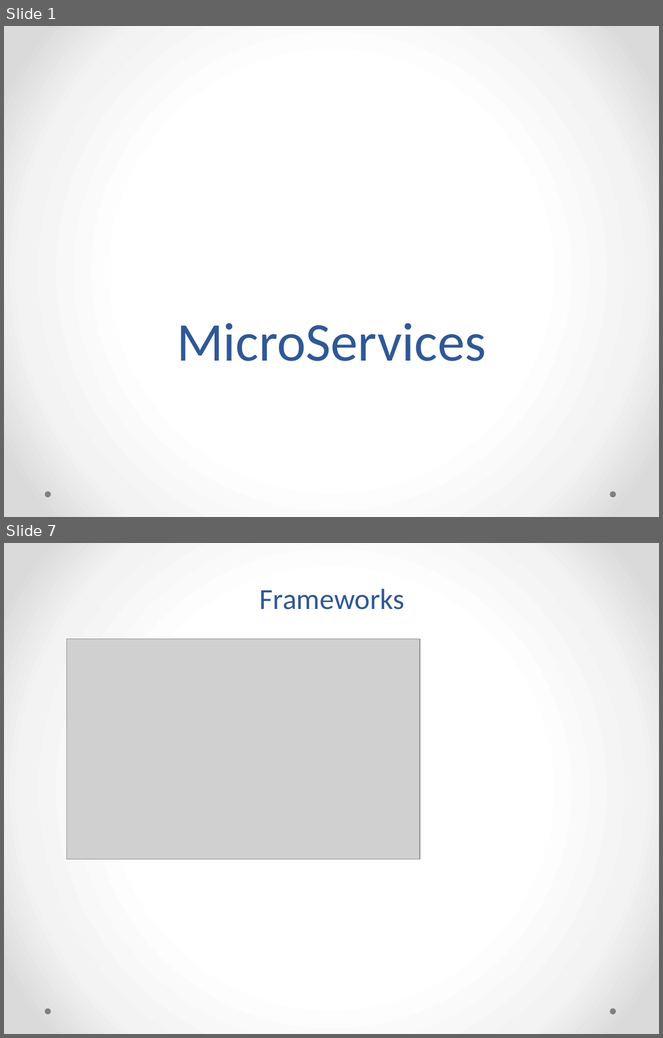
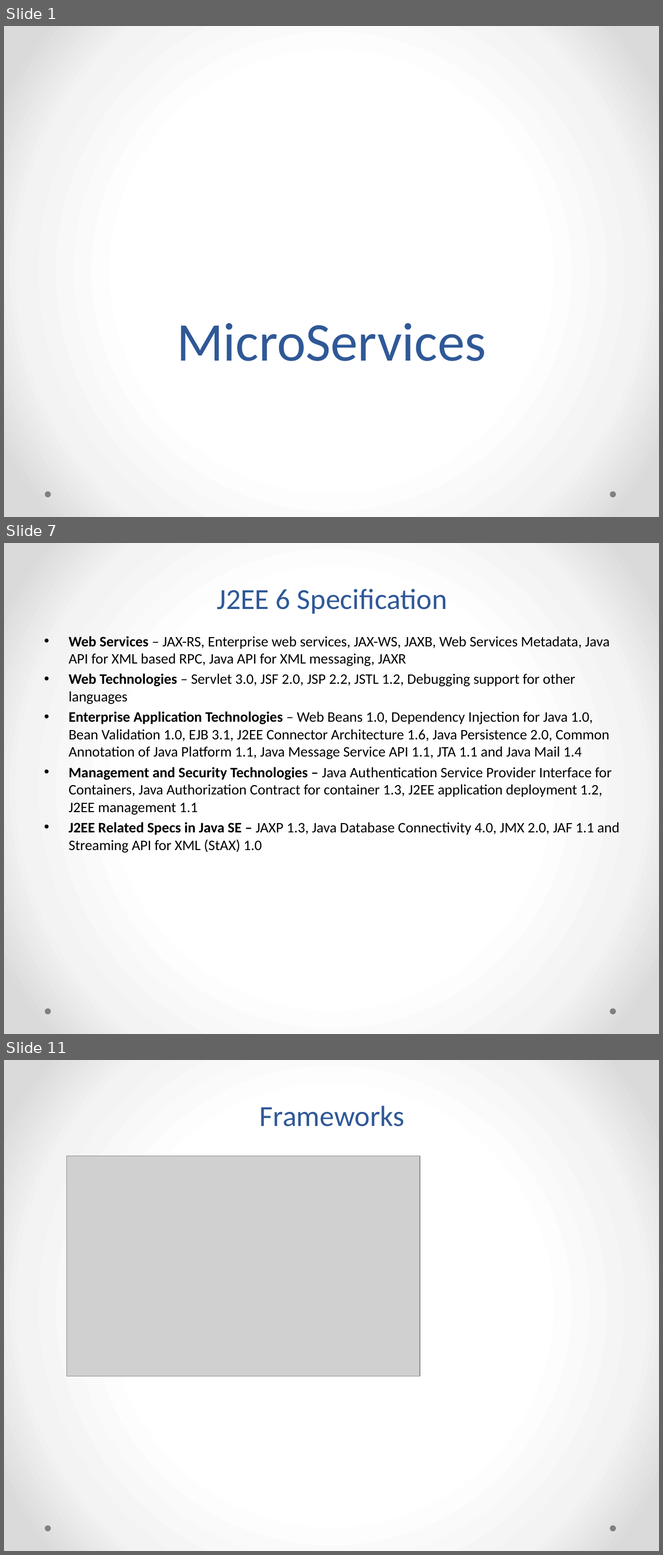
Before and after one commit to notionquest/ProjectDocumentation, a slide deck: MicroServices.pptx. Shown one above the other, each under a label of ours: slides 1 and 7 before the commit, slides 1, 7 and 11 after it; the slides between them are not shown. The pictures are 663x1038 and 663x1555 pixels, drawn with LibreOffice and Linux fonts; fonts in the diff are those of the drawing; grey boxes stand for pictures. Boxes give left, top, right and bottom in pixels: in the first picture for what was removed or moved away, otherwise in the second. Text is boxed around its words. In the diff, an @@ line names an element or a change of style, - is before the commit and + after.

```diff
--- a/MicroServices.pptx
+++ b/MicroServices.pptx
@@ slide 7 added at (4,543,659,1034), background gradient #FFFFFF to #F4F4F4 to #DADADA; not listed: 2 template elements that a slide beside it also shows @@
@@ title added at (217,589,448,614), 32 pt, text #2F5897 @@
+J2EE 6 Specification
@@ text added at (68,636,620,853), 16 pt, text #000000 @@
+• Web Services – JAX-RS, Enterprise web services, JAX-WS, JAXB, Web Services Metadata, Java API for XML based RPC, Java API for XML messaging, JAXR
+• Web Technologies – Servlet 3.0, JSF 2.0, JSP 2.2, JSTL 1.2, Debugging support for other languages
+• Enterprise Application Technologies – Web Beans 1.0, Dependency Injection for Java 1.0, Bean Validation 1.0, EJB 3.1, J2EE Connector Architecture 1.6, Java Persistence 2.0, Common Annotation of Java Platform 1.1, Java Message Service API 1.1, JTA 1.1 and Java Mail 1.4
+• Management and Security Technologies – Java Authentication Service Provider Interface for Containers, Java Authorization Contract for container 1.3, J2EE application deployment 1.2, J2EE management 1.1
+• J2EE Related Specs in Java SE – JAXP 1.3, Java Database Connectivity 4.0, JMX 2.0, JAF 1.1 and Streaming API for XML (StAX) 1.0
@@ what was slide 7 is now slide 11 @@
```
Also in this commit, not shown: 8 slides changed, 3 other slides added.
